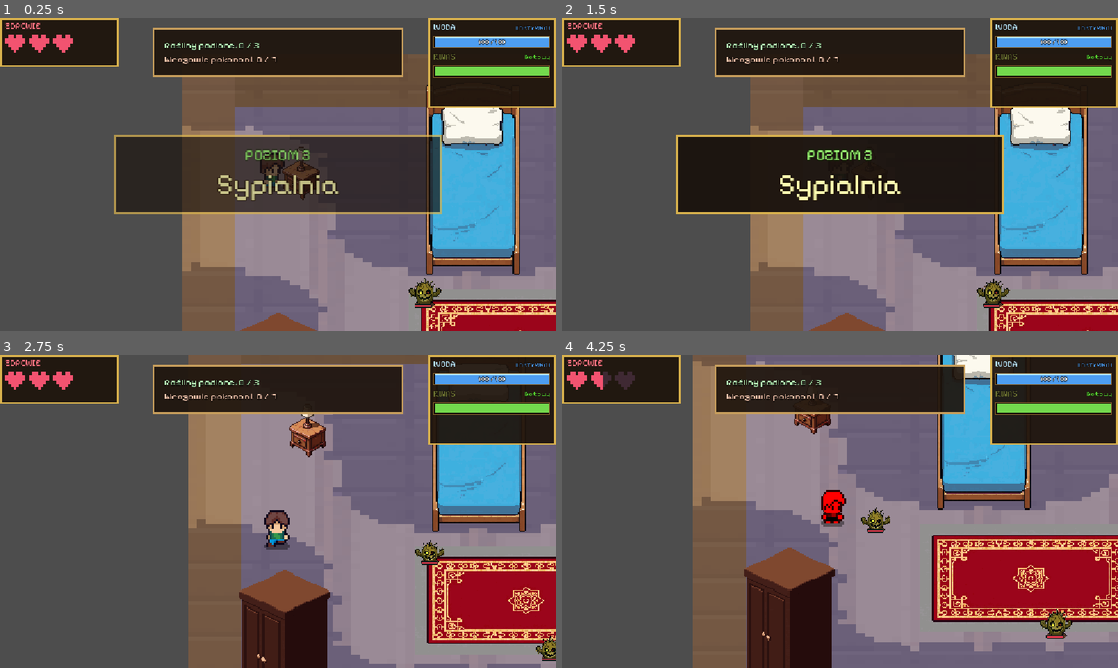
Above: before the commit, frames 1-4 (two rows, left to right).
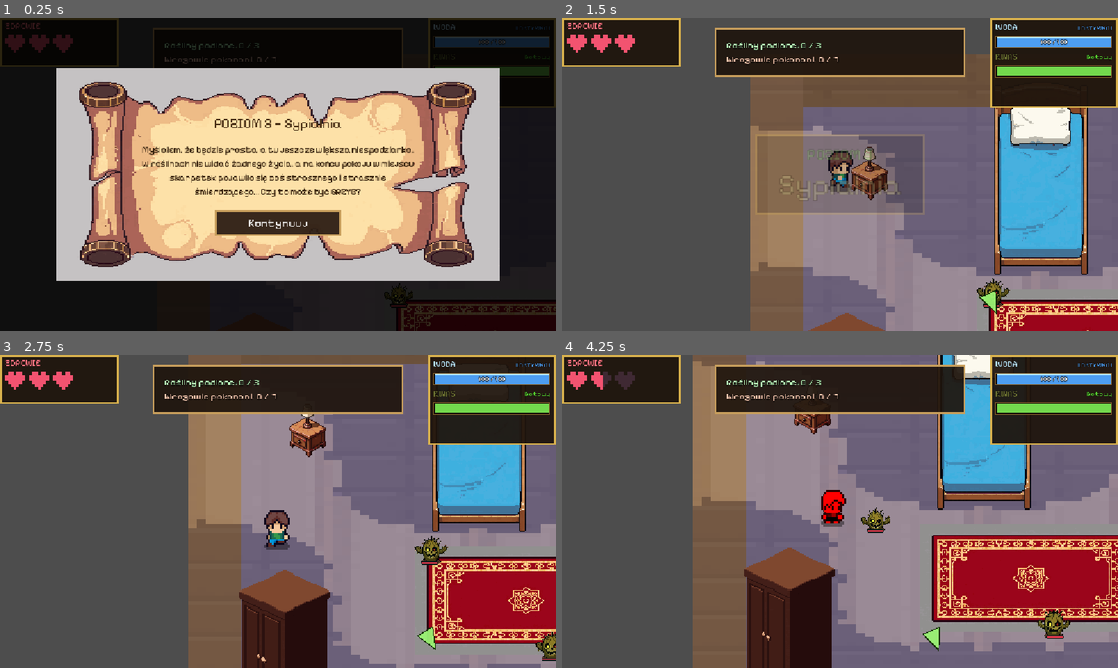
Above: after the commit, the same moments.

Repository: gawlowski-mateusz/Plants-Rescue
Game: Godot game, scene res://scenes/bedroom.tscn
Two runs of this game, one before a commit and one after it. Both use one fixed random seed, a clock stepped at 60 frames per second and the inputs below. This scene is started directly instead of the project's main scene.
Inputs (mouse positions are in pixels of both pictures, inside the frame that each line leads up to):
- Up to frame 1 (0.25 s): no input
- Up to frame 2 (1.5 s): click (840, 224) at 0.5 s, where only the run after the commit has a clickable "Kontynuuj"; tap Enter (ui_accept) at 1.25 s; move the mouse to (962, 158) at 1.27 s; hold D (right) from 1.28 s (still down); hold Space (interact) from 1.28 s (still down)
- Up to frame 3 (2.75 s): tap Enter (ui_accept) at 1.52, 1.55, 1.82, 2.1, 2.27, 2.57 s; move the mouse to (166, 527) at 2.02 s; release D (right) at 2.03 s; release Space (interact) at 2.03 s; hold S (down) from 2.03 s (still down); tap Space (interact) at 2.3 s
- Up to frame 4 (4.25 s): move the mouse to (895, 442) at 2.77 s; release S (down) at 2.78 s; hold D (right) 2.78-3.53 s; hold Enter (ui_accept) 2.78-3.53 s; click (895, 442) at 2.85 s; move the mouse to (812, 574) at 3.52 s; hold Up (ui_up) from 3.53 s (still down); tap Space (interact) at 3.6 s; tap Enter (ui_accept) at 3.77, 4.07 s

The runs differ from the first frame. In frame 1, 98% of the frame differs, in the area x 0-100%, y 0-100%; in frame 2, 15%; in frame 3, 0.5%; in frame 4, 0.4%.

Commit message:
feat(ux): onboarding flow, title cards and per-level story scrolls
- foyer: 'POZIOM 0 - Wprowadzenie' title card, 'Pomin samouczek' button,
  trimmed onboarding (item usage now taught contextually)
- level_intro: title card kept title-only; dismissable
- story_scroll: parchment overlay (like the intro letter) that pauses the
  game and shows the level's narrative, auto-sized to the text length
- living_room: story scroll -> title card flow, per-level narrative, plant
  corruption toast, off-screen indicator wiring

Addresses Nielsen H7 (skip), H4 (consistency), immersion/narrative.

Co-Authored-By: Claude Opus 4.8 <noreply@anthropic.com>

Diff:
--- a/game/scenes/level_intro.tscn
+++ b/game/scenes/level_intro.tscn
@@ -28,28 +28,24 @@
 mouse_filter = 2
 theme = ExtResource("1_theme")
 
-[node name="Panel" type="PanelContainer" parent="Root"]
+[node name="Center" type="CenterContainer" parent="Root"]
 layout_mode = 1
-anchors_preset = 8
-anchor_left = 0.5
-anchor_top = 0.5
-anchor_right = 0.5
-anchor_bottom = 0.5
-offset_left = -340.0
-offset_top = -78.0
-offset_right = 340.0
-offset_bottom = 78.0
-grow_horizontal = 2
-grow_vertical = 2
+anchors_preset = 15
+anchor_right = 1.0
+anchor_bottom = 1.0
+mouse_filter = 2
+
+[node name="Panel" type="PanelContainer" parent="Root/Center"]
+layout_mode = 2
 mouse_filter = 2
 theme_override_styles/panel = SubResource("SB_panel")
 
-[node name="VBox" type="VBoxContainer" parent="Root/Panel"]
+[node name="VBox" type="VBoxContainer" parent="Root/Center/Panel"]
 layout_mode = 2
-theme_override_constants/separation = 6
+theme_override_constants/separation = 8
 alignment = 1
 
-[node name="NumberLabel" type="Label" parent="Root/Panel/VBox"]
+[node name="NumberLabel" type="Label" parent="Root/Center/Panel/VBox"]
 unique_name_in_owner = true
 layout_mode = 2
 theme_override_colors/font_color = Color(0.6, 0.95, 0.45, 1)
@@ -59,7 +55,7 @@
 text = "POZIOM 1"
 horizontal_alignment = 1
 
-[node name="NameLabel" type="Label" parent="Root/Panel/VBox"]
+[node name="NameLabel" type="Label" parent="Root/Center/Panel/VBox"]
 unique_name_in_owner = true
 layout_mode = 2
 theme_override_colors/font_color = Color(1, 1, 0.7, 1)
@@ -68,3 +64,16 @@
 theme_override_font_sizes/font_size = 60
 text = "Salon"
 horizontal_alignment = 1
+
+[node name="DescriptionLabel" type="Label" parent="Root/Center/Panel/VBox"]
+unique_name_in_owner = true
+custom_minimum_size = Vector2(680, 0)
+layout_mode = 2
+theme_override_colors/font_color = Color(0.86, 0.82, 0.68, 1)
+theme_override_colors/font_outline_color = Color(0.08, 0.05, 0.02, 1)
+theme_override_constants/outline_size = 2
+theme_override_constants/line_spacing = 4
+theme_override_font_sizes/font_size = 22
+text = ""
+horizontal_alignment = 1
+autowrap_mode = 3
--- /dev/null
+++ b/game/scenes/story_scroll.tscn
@@ -0,0 +1,74 @@
+[gd_scene format=3 uid="uid://dd2bmknrfr3yy"]
+
+[ext_resource type="Texture2D" path="res://assets/images/scroll.png" id="1_scroll"]
+[ext_resource type="Theme" uid="uid://pixthm0001ab" path="res://assets/themes/pixel_theme.tres" id="2_theme"]
+[ext_resource type="Script" path="res://scripts/story_scroll.gd" id="3_script"]
+
+[node name="StoryScroll" type="CanvasLayer"]
+layer = 80
+script = ExtResource("3_script")
+
+[node name="Dim" type="ColorRect" parent="."]
+anchors_preset = 15
+anchor_right = 1.0
+anchor_bottom = 1.0
+color = Color(0, 0, 0, 0.8)
+
+[node name="Panel" type="Control" parent="."]
+layout_mode = 3
+anchors_preset = 8
+anchor_left = 0.5
+anchor_top = 0.5
+anchor_right = 0.5
+anchor_bottom = 0.5
+offset_left = -460.0
+offset_top = -360.0
+offset_right = 460.0
+offset_bottom = 360.0
+theme = ExtResource("2_theme")
+
+[node name="Scroll" type="TextureRect" parent="Panel"]
+anchors_preset = 15
+anchor_right = 1.0
+anchor_bottom = 1.0
+texture = ExtResource("1_scroll")
+expand_mode = 1
+stretch_mode = 0
+
+[node name="VBox" type="VBoxContainer" parent="Panel"]
+anchors_preset = 15
+anchor_right = 1.0
+anchor_bottom = 1.0
+offset_left = 170.0
+offset_top = 160.0
+offset_right = -170.0
+offset_bottom = -150.0
+theme_override_constants/separation = 14
+
+[node name="Title" type="Label" parent="Panel/VBox"]
+layout_mode = 2
+theme_override_colors/font_color = Color(0.28, 0.18, 0.08, 1)
+theme_override_colors/font_outline_color = Color(0, 0, 0, 0)
+theme_override_constants/outline_size = 0
+theme_override_font_sizes/font_size = 28
+text = ""
+horizontal_alignment = 1
+
+[node name="Body" type="Label" parent="Panel/VBox"]
+layout_mode = 2
+size_flags_vertical = 3
+theme_override_colors/font_color = Color(0.22, 0.14, 0.06, 1)
+theme_override_colors/font_outline_color = Color(0, 0, 0, 0)
+theme_override_constants/outline_size = 0
+theme_override_constants/line_spacing = 6
+theme_override_font_sizes/font_size = 18
+text = ""
+horizontal_alignment = 1
+vertical_alignment = 1
+autowrap_mode = 3
+
+[node name="ContinueBtn" type="Button" parent="Panel/VBox"]
+custom_minimum_size = Vector2(260, 54)
+layout_mode = 2
+size_flags_horizontal = 4
+text = "Kontynuuj"
--- a/game/scripts/level_intro.gd
+++ b/game/scripts/level_intro.gd
@@ -1,24 +1,60 @@
 extends CanvasLayer
 
-## Brief title-card popup shown at the start of each level: the level number
-## and its name. Fades in, holds, fades out, then frees itself. Non-blocking.
+## Brief title-card popup shown at the start of each level: the level number,
+## its name and a short narrative line. Fades in, holds, fades out, then frees
+## itself. Non-blocking; the player can dismiss it early with E / Spacja / Esc.
 
 @onready var root: Control = $Root
 @onready var number_label: Label = %NumberLabel
 @onready var name_label: Label = %NameLabel
+@onready var description_label: Label = %DescriptionLabel
+
+var _tween: Tween = null
+var _can_skip: bool = false
 
 
 func _ready() -> void:
 	visible = false
 
 
-func show_intro(number: int, level_name: String) -> void:
+func show_intro(number: int, level_name: String, description: String = "") -> void:
 	number_label.text = "POZIOM %d" % number
 	name_label.text = level_name
+	if description_label != null:
+		description_label.text = description
+		description_label.visible = not description.strip_edges().is_empty()
+
+	# Longer narrative gets more reading time; a bare title card stays brief.
+	var hold: float = 1.8
+	if not description.strip_edges().is_empty():
+		hold = clampf(float(description.length()) * 0.04, 5.0, 10.0)
+
 	root.modulate = Color(1, 1, 1, 0.0)
 	visible = true
-	var t := create_tween()
-	t.tween_property(root, "modulate:a", 1.0, 0.35)
-	t.tween_interval(1.8)
-	t.tween_property(root, "modulate:a", 0.0, 0.5)
-	t.tween_callback(queue_free)
+
+	if _tween != null and _tween.is_valid():
+		_tween.kill()
+	_tween = create_tween()
+	_tween.tween_property(root, "modulate:a", 1.0, 0.35)
+	_tween.tween_callback(func() -> void: _can_skip = true)
+	_tween.tween_interval(hold)
+	_tween.tween_callback(func() -> void: _can_skip = false)
+	_tween.tween_property(root, "modulate:a", 0.0, 0.5)
+	_tween.tween_callback(queue_free)
+
+
+func _unhandled_input(event: InputEvent) -> void:
+	if not _can_skip:
+		return
+	if event.is_action_pressed("interact") or event.is_action_pressed("ui_accept") \
+			or event.is_action_pressed("ui_cancel"):
+		_skip()
+
+
+func _skip() -> void:
+	_can_skip = false
+	if _tween != null and _tween.is_valid():
+		_tween.kill()
+	_tween = create_tween()
+	_tween.tween_property(root, "modulate:a", 0.0, 0.3)
+	_tween.tween_callback(queue_free)
--- a/game/scripts/living_room.gd
+++ b/game/scripts/living_room.gd
@@ -12,6 +12,8 @@
 const BOSS_REWARD_DIALOG_SCENE: PackedScene = preload("res://scenes/boss_reward_dialog.tscn")
 const SETTINGS_OVERLAY_SCENE: PackedScene = preload("res://scenes/settings_overlay.tscn")
 const LEVEL_INTRO_SCENE: PackedScene = preload("res://scenes/level_intro.tscn")
+const STORY_SCROLL_SCENE: PackedScene = preload("res://scenes/story_scroll.tscn")
+const OFFSCREEN_INDICATOR_SCENE: PackedScene = preload("res://scenes/offscreen_indicator.tscn")
 
 
 @onready var player: CharacterBody2D = $Player
@@ -101,6 +103,7 @@
 
 	_update_labels()
 	_show_level_intro()
+	_setup_offscreen_indicator()
 
 	AudioManager.play_music("gameplay_theme")
 
@@ -151,6 +154,10 @@
 	enemies_to_kill_total += 1
 	_update_labels()
 	_check_objectives()
+
+	# Diagnostic feedback (Nielsen H9): explain why a rescue target turned hostile.
+	if not _tutorial_playing:
+		_queue_tutorial("Zaatakowana roślina zbuntowała się\ni stała się wrogiem!", 2.5)
 
 
 func _on_enemy_died(enemy: Node2D) -> void:
@@ -360,12 +367,43 @@
 
 func _show_level_intro() -> void:
 	var overlays := get_node_or_null("Overlays")
+	if overlays == null:
+		return
+	# Story first, on a parchment scroll that pauses the game; the brief title
+	# card follows once the player dismisses it.
+	var desc := _get_current_level_description()
+	if not desc.strip_edges().is_empty() and STORY_SCROLL_SCENE != null:
+		var scroll := STORY_SCROLL_SCENE.instantiate()
+		overlays.add_child(scroll)
+		if scroll.has_signal("continued"):
+			scroll.continued.connect(_show_level_title_card)
+		if scroll.has_method("show_story"):
+			scroll.call("show_story",
+				"POZIOM %d — %s" % [_get_current_level_number(), _get_current_level_display_name()],
+				desc)
+	else:
+		_show_level_title_card()
+
+
+func _show_level_title_card() -> void:
+	var overlays := get_node_or_null("Overlays")
 	if overlays == null or LEVEL_INTRO_SCENE == null:
 		return
 	var intro := LEVEL_INTRO_SCENE.instantiate()
 	overlays.add_child(intro)
 	if intro.has_method("show_intro"):
 		intro.call("show_intro", _get_current_level_number(), _get_current_level_display_name())
+
+
+func _setup_offscreen_indicator() -> void:
+	var overlays := get_node_or_null("Overlays")
+	if overlays == null or OFFSCREEN_INDICATOR_SCENE == null:
+		return
+	var indicator := OFFSCREEN_INDICATOR_SCENE.instantiate()
+	overlays.add_child(indicator)
+	var arrow := indicator.get_node_or_null("Arrow")
+	if arrow != null and arrow.has_method("set_player"):
+		arrow.call("set_player", player)
 
 
 func _get_current_level_number() -> int:
@@ -385,6 +423,19 @@
 	if path.ends_with("balcony.tscn"):
 		return "Pokój gamingowy"
 	return "Poziom"
+
+
+func _get_current_level_description() -> String:
+	var path := String(scene_file_path)
+	if path.ends_with("living_room.tscn"):
+		return "Czas stawić czoła wyzwaniu! Salon — niegdyś główne miejsce zapijania studenckich żalów, dziś dosłownie pole bitwy... Nie, to nie pozostałości po ostatniej integracji, to znak, że coś poszło tutaj bardzo nie tak w trakcie mojej nieobecności. Doniczki powywracane, liście zwiędłe, przynajmniej zapach powietrza pozostał podobny. Ale nie mogę tego tak zostawić — czas chwycić nożyczki, pistolet na kwas i wodę i ruszyć w tango. Mieszkanie samo się nie uratuje."
+	if path.ends_with("kitchen.tscn"):
+		return "Kuchnia widać nie służy już do swoich pierwotnych celów - zgotowało się tu prawdziwe piekło. Nikt z lokatorów nie zadbał o nawodnienie inne niż siebie. Ale zaraz, czy to oznacza PIWO? Rośliny mogą zaczekać, muszę znaleźć swoje paliwo, zanim przystąpię do działania. Bez niego moja misja może się okazać niewykonalna..."
+	if path.ends_with("bedroom.tscn"):
+		return "Myślałem, że będzie prosto, a tu jeszcze większa niespodzianka. W roślinach nie widać żadnego życia, a na końcu pokoju w miejscu skarpetek pojawiło się coś strasznego i strasznie śmierdzącego... Czy to może być GRZYB?"
+	if path.ends_with("balcony.tscn"):
+		return "Nie ocalał nawet mój pokój do gier... Rośliny przejęły komputer i każdy zakamarek pokoju. Chciałoby się powiedzieć, że to w końcu przyszła pora na CS'a, lecz to niestety pora na finalny akt walki i próby przywrócenia porządku i pokoju w pokoju."
+	return ""
 
 
 func _complete() -> void:
--- a/game/scripts/main.gd
+++ b/game/scripts/main.gd
@@ -5,6 +5,8 @@
 
 
 const SETTINGS_OVERLAY_SCENE: PackedScene = preload("res://scenes/settings_overlay.tscn")
+const LEVEL_INTRO_SCENE: PackedScene = preload("res://scenes/level_intro.tscn")
+const PIXEL_THEME: Theme = preload("res://assets/themes/pixel_theme.tres")
 
 
 @onready var player: CharacterBody2D = $Player
@@ -25,6 +27,7 @@
 var _tutorial_queue: Array = []
 var _tutorial_playing: bool = false
 var _settings_overlay: CanvasLayer = null
+var _skip_btn: Button = null
 
 
 func _ready() -> void:
@@ -76,16 +79,54 @@
 	player.input_locked = false
 	state = State.FOYER
 
+	# Title card consistent with the other levels (this is "level 0").
+	_show_intro()
+
 	# The exit door stays locked until every tutorial message has been shown
 	# (see _on_tutorials_finished). These describe all of the game mechanics.
+	# Core combat/movement is taught up-front; item usage (lodówka, zgrzewka,
+	# apteczka) is now taught contextually when the player walks up to each object.
 	_queue_tutorial("WASD — poruszanie się", 3.0)
 	_queue_tutorial("Lewy przycisk myszy — atak nożyczkami\n(walka wręcz z wrogami)", 4.0)
 	_queue_tutorial("Prawy przycisk myszy — strzelanie\nPodlewaj wodą przyjazne rośliny, aby je uratować", 5.0)
 	_queue_tutorial("X — przełącz między wodą a kwasem\nKwasem ranisz wrogie rośliny", 4.5)
 	_queue_tutorial("Środkowy przycisk myszy — auto-celowanie\nnamierza wroga pod kursorem", 4.5)
-	_queue_tutorial("Q — wypij piwo z lodówki\nDaje chwilowe przyspieszenie", 4.0)
-	_queue_tutorial("Apteczka leczy, a zgrzewka uzupełnia wodę\n— wystarczy do nich podejść", 4.5)
-	_queue_tutorial("SPACJA lub E — interakcja\n(drzwi, lodówka)", 3.5)
+	_queue_tutorial("SPACJA lub E — interakcja z obiektami\n(podejdź do obiektu — podpowiedź pojawi się sama)", 4.0)
+
+	_show_skip_button()
+
+
+func _show_intro() -> void:
+	if LEVEL_INTRO_SCENE == null:
+		return
+	var intro := LEVEL_INTRO_SCENE.instantiate()
+	$Overlays.add_child(intro)
+	if intro.has_method("show_intro"):
+		intro.call("show_intro", 0, "Wprowadzenie")
+
+
+func _show_skip_button() -> void:
+	if _skip_btn != null:
+		return
+	_skip_btn = Button.new()
+	_skip_btn.theme = PIXEL_THEME
+	_skip_btn.text = "Pomiń samouczek »"
+	_skip_btn.anchor_left = 1.0
+	_skip_btn.anchor_top = 1.0
+	_skip_btn.anchor_right = 1.0
+	_skip_btn.anchor_bottom = 1.0
+	_skip_btn.offset_left = -300.0
+	_skip_btn.offset_top = -72.0
+	_skip_btn.offset_right = -20.0
+	_skip_btn.offset_bottom = -20.0
+	_skip_btn.pressed.connect(_skip_tutorials)
+	ui_layer.add_child(_skip_btn)
+
+
+func _skip_tutorials() -> void:
+	_tutorial_queue.clear()
+	_tutorial_playing = false
+	_on_tutorials_finished()
 
 
 # ---------------------------------------------------------------
@@ -156,7 +197,10 @@
 
 
 func _on_tutorials_finished() -> void:
-	# All mechanics explained -> open the way out.
+	# All mechanics explained (or skipped) -> open the way out.
+	if _skip_btn != null:
+		_skip_btn.queue_free()
+		_skip_btn = null
 	if door1.is_locked:
 		door1.unlock()
 
--- /dev/null
+++ b/game/scripts/story_scroll.gd
@@ -0,0 +1,77 @@
+extends CanvasLayer
+
+## Reusable parchment "story scroll" shown at the start of a level. Mirrors the
+## intro letter: a scroll graphic with a title, narrative body and a Kontynuuj
+## button. Pauses the game until dismissed and shrinks the parchment to fit the
+## amount of text, so short notes don't float on a huge sheet.
+
+signal continued
+
+# Parchment geometry mirrors the intro letter (920x720 with 170px side margins
+# and 160/150 top/bottom margins). Width stays fixed (keeps the side rolls
+# looking right); only the height adapts to the text.
+const PANEL_WIDTH: float = 920.0
+const SIDE_INSET: float = 170.0
+const INNER_WIDTH: float = PANEL_WIDTH - SIDE_INSET * 2.0   # 580
+const TOP_FRAC: float = 160.0 / 720.0
+const BOTTOM_FRAC: float = 150.0 / 720.0
+const INNER_H_FRAC: float = 1.0 - TOP_FRAC - BOTTOM_FRAC    # 0.569
+const MIN_HEIGHT: float = 440.0
+const MAX_HEIGHT: float = 760.0
+
+@onready var panel: Control = $Panel
+@onready var vbox: VBoxContainer = $Panel/VBox
+@onready var title_label: Label = $Panel/VBox/Title
+@onready var body_label: Label = $Panel/VBox/Body
+@onready var continue_btn: Button = $Panel/VBox/ContinueBtn
+
+
+func _ready() -> void:
+	process_mode = Node.PROCESS_MODE_ALWAYS
+	visible = false
+	continue_btn.pressed.connect(_on_continue)
+
+
+func show_story(title: String, body: String, pause: bool = true) -> void:
+	title_label.text = title
+	body_label.text = body
+	body_label.custom_minimum_size = Vector2(INNER_WIDTH, 0)
+	visible = true
+	if pause:
+		get_tree().paused = true
+	# Sizes resolve only after the labels have laid out the new text.
+	call_deferred("_resize_to_text")
+	continue_btn.call_deferred("grab_focus")
+
+
+func _resize_to_text() -> void:
+	var sep: float = float(vbox.get_theme_constant("separation"))
+	var content: float = title_label.get_minimum_size().y \
+			+ body_label.get_minimum_size().y \
+			+ continue_btn.get_minimum_size().y \
+			+ sep * 2.0
+	var h: float = clampf(content / INNER_H_FRAC, MIN_HEIGHT, MAX_HEIGHT)
+
+	panel.offset_left = -PANEL_WIDTH * 0.5
+	panel.offset_right = PANEL_WIDTH * 0.5
+	panel.offset_top = -h * 0.5
+	panel.offset_bottom = h * 0.5
+
+	vbox.offset_left = SIDE_INSET
+	vbox.offset_right = -SIDE_INSET
+	vbox.offset_top = h * TOP_FRAC
+	vbox.offset_bottom = -h * BOTTOM_FRAC
+
+
+func _on_continue() -> void:
+	get_tree().paused = false
+	continued.emit()
+	queue_free()
+
+
+func _unhandled_input(event: InputEvent) -> void:
+	if not visible:
+		return
+	if event.is_action_pressed("interact") or event.is_action_pressed("ui_accept"):
+		_on_continue()
+		get_viewport().set_input_as_handled()
Not shown, added: game/scripts/story_scroll.gd.uid
